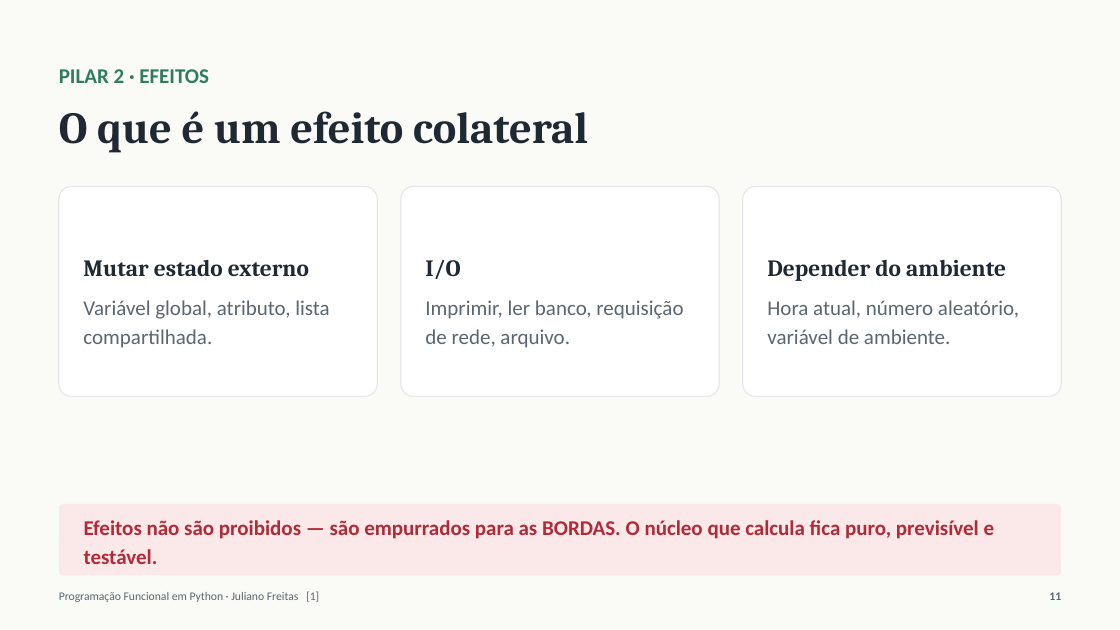
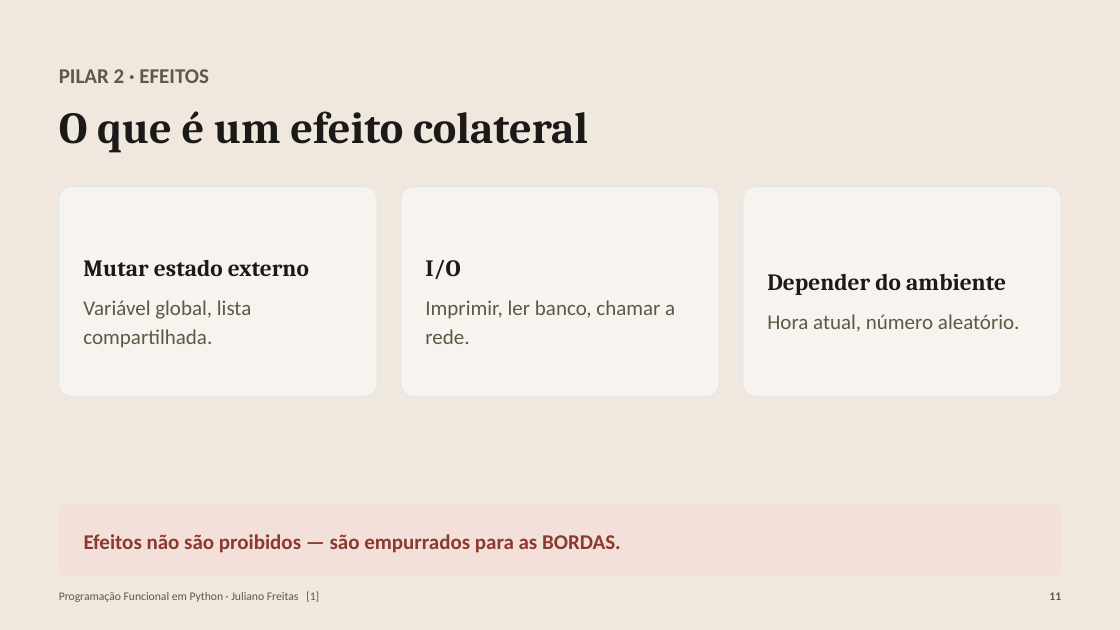
Before and after one commit to julianosfreitas/scrapping_italy, a slide deck: slide 11 of docs/PF-Python-Ponte-Italia.pptx. Drawn at 1120x630 pixels with LibreOffice and Linux fonts; fonts in the diff are those of the drawing. Boxes give left, top, right and bottom in pixels: in the first picture for what was removed or moved away, otherwise in the second. Text is boxed around its words. In the diff, an @@ line names an element or a change of style, - is before the commit and + after.

```diff
--- a/docs/PF-Python-Ponte-Italia.pptx
+++ b/docs/PF-Python-Ponte-Italia.pptx
@@ rectangle at [0,0,1120,630]: fill #FAFAF7 to #F0E8DE @@
@@ text "PILAR 2 · EFEITOS" at [59,69,209,83]: text colour #2E7D5B to #5A5A47 @@
@@ text "O que é um efeito ..." at [59,111,588,153]: text colour #1F2933 to #1B1A18 @@
@@ fill #FFFFFF to #F7F3EE in 3 elements at [59,187,377,397], [743,187,1061,397], [401,187,719,397] @@
@@ text in rounded rectangle at [83,260,309,276]: text colour #1F2933 to #1B1A18 in "Mutar estado externo" @@
@@ text in rounded rectangle at [425,260,460,279]: text colour #1F2933 to #1B1A18 in "I/O" @@
@@ text in rounded rectangle at [767,274,1006,295]: text colour #1F2933 to #1B1A18 in "Depender do ambiente" @@
@@ text in rounded rectangle at [83,300,251,348]: text changed; text colour #5B6670 to #5A5A47 @@
-Variável global, atributo, lista compartilhada.
+Variável global, lista compartilhada.
@@ text in rounded rectangle at [425,300,675,344]: text changed; text colour #5B6670 to #5A5A47 @@
-Imprimir, ler banco, requisição de rede, arquivo.
+Imprimir, ler banco, chamar a rede.
@@ text in rounded rectangle at [767,314,1020,332]: text changed; text colour #5B6670 to #5A5A47 @@
-Hora atual, número aleatório, variável de ambiente.
+Hora atual, número aleatório.
@@ rounded rectangle "Efeitos não são proibidos — ..." at [59,504,1061,576]: fill #FBE9EA to #F3E0DA @@
@@ text in rounded rectangle at [84,534,621,553]: text changed; text colour #B02A37 to #8C3A2E @@
-Efeitos não são proibidos — são empurrados para as BORDAS. O núcleo que calcula fica puro, previsível e testável.
+Efeitos não são proibidos — são empurrados para as BORDAS.
@@ text "Programação Funcional em Python · ..." at [59,591,319,602]: text colour #5B6670 to #5A5A47 @@
@@ text "11" at [1049,592,1061,600]: text colour #5B6670 to #5A5A47 @@
```
Also in this commit, not shown: 60 other slides changed, 2 slides added, 4 other files.
